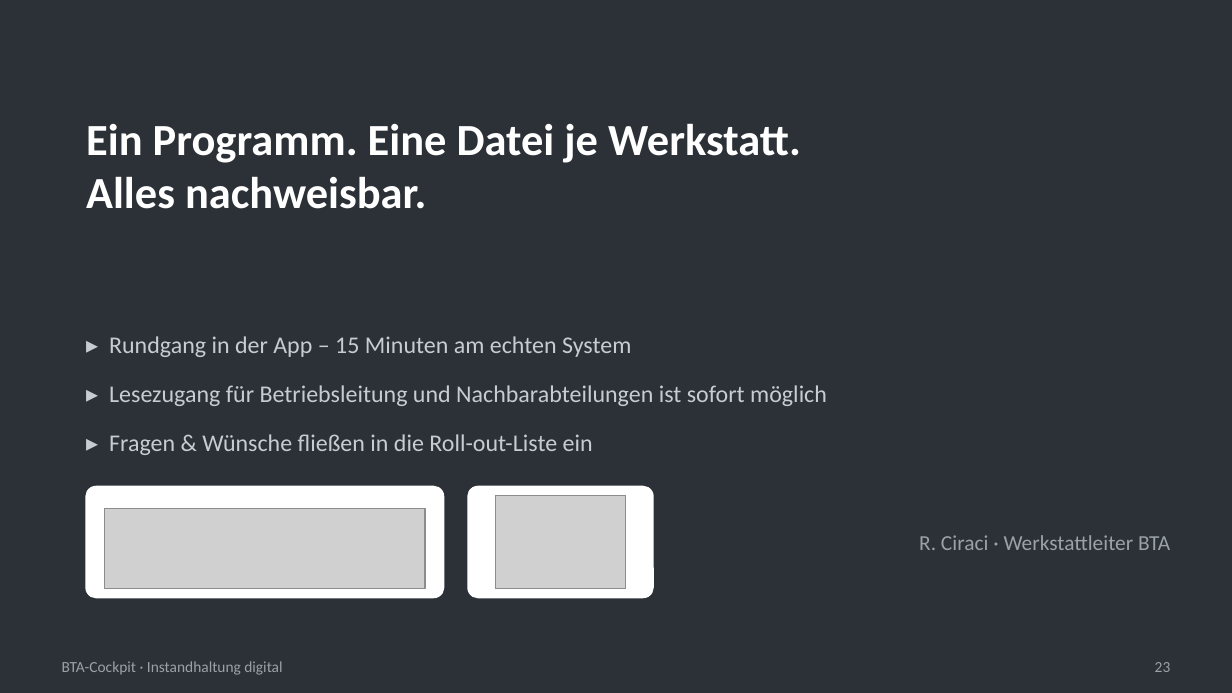
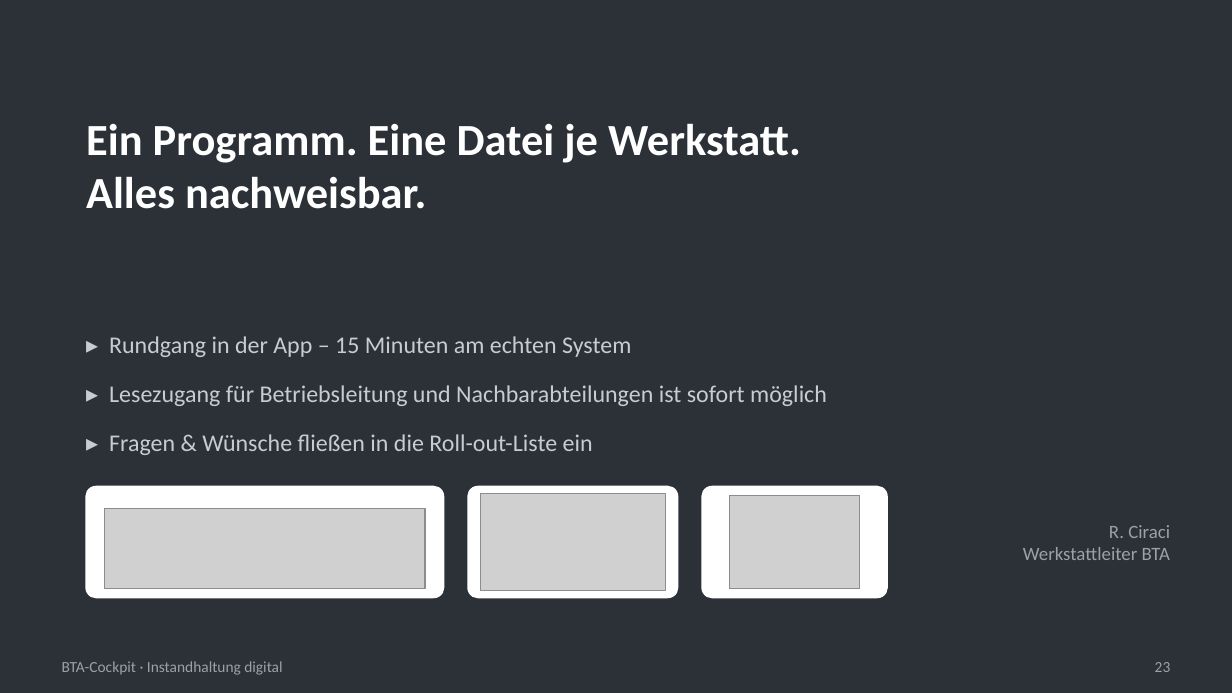
Before and after one commit to ciraciroberto90-debug/WerkstattKalender, a slide deck: slide 23 of doku/BTA-Cockpit-Hauptpraesentation.pptx. Drawn at 1232x693 pixels with LibreOffice and Linux fonts; fonts in the diff are those of the drawing; grey boxes stand for pictures. Boxes give left, top, right and bottom in pixels: in the first picture for what was removed or moved away, otherwise in the second. Text is boxed around its words. In the diff, an @@ line names an element or a change of style, - is before the commit and + after.

```diff
--- a/doku/BTA-Cockpit-Hauptpraesentation.pptx
+++ b/doku/BTA-Cockpit-Hauptpraesentation.pptx
@@ rounded rectangle: place and size @@
-rounded rectangle at box(468, 487, 653, 598)
+rounded rectangle at box(468, 487, 678, 598)
@@ picture: place and size @@
-picture at box(495, 495, 626, 589)
+picture at box(480, 493, 665, 590)
@@ rounded rectangle added at box(702, 487, 887, 598), fill #FFFFFF, outline #FFFFFF 1 pt @@
@@ picture added at box(729, 495, 860, 589) @@
@@ text at box(1023, 525, 1170, 560): text changed; size 12.5 to 11 pt @@
-R. Ciraci · Werkstattleiter BTA
+R. Ciraci
+Werkstattleiter BTA
```
Also in this commit, not shown: 1 other slide changed, 3 other files.
